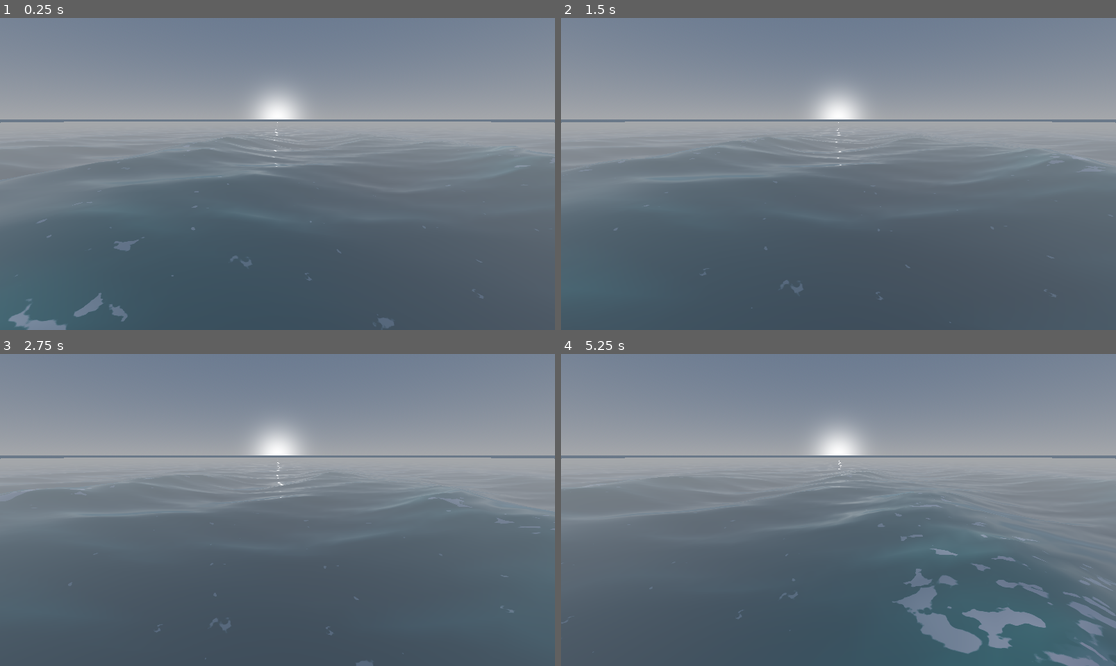
Above: before the commit, frames 1-4 (two rows, left to right).
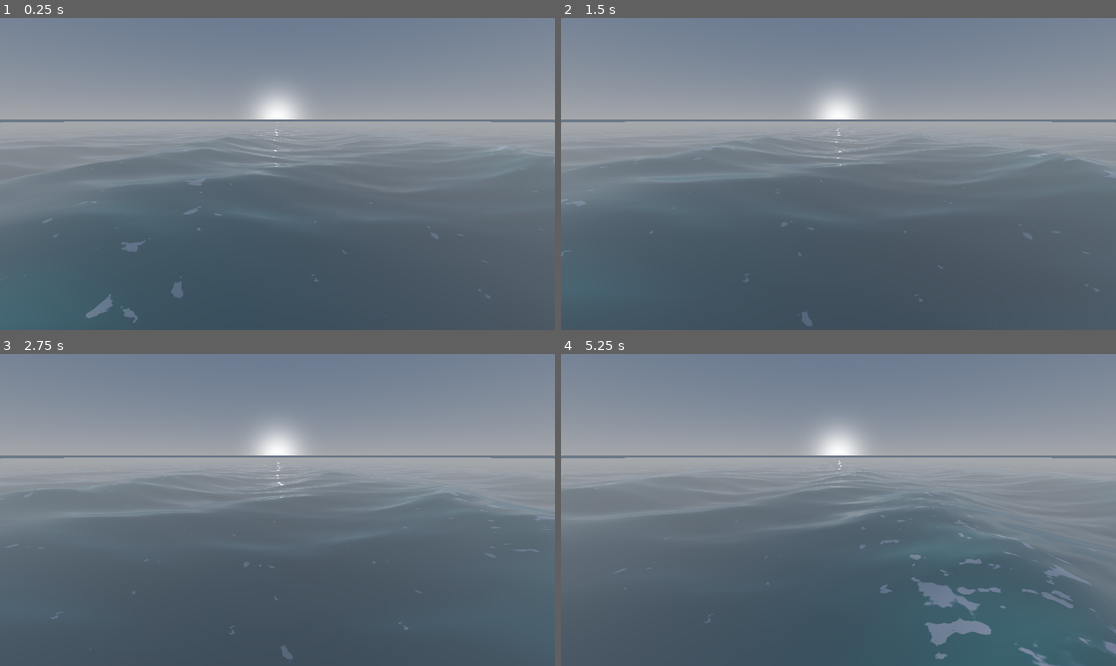
Above: after the commit, the same moments.

Repository: UrHighnez/ocean-simulation
Game: Godot game, scene res://world.tscn
Two runs of this game, one before a commit and one after it. Both use one fixed random seed, a clock stepped at 60 frames per second and the inputs below.
Inputs:
- Up to frame 1 (0.25 s): no input
- Up to frame 2 (1.5 s): no input
- Up to frame 3 (2.75 s): no input
- Up to frame 4 (5.25 s): no input

The runs differ from the first frame. In frame 1, 1.1% of the frame differs, in the area x 0-95%, y 47-100%; in frame 2, 0.2%; in frame 3, 0.3%; in frame 4, 4.1%, in the area x 0-100%, y 47-100%.

Commit message:
(hopefully for now last) update to foam mask

Diff:
--- a/ocean.gdshader
+++ b/ocean.gdshader
@@ -154,17 +154,21 @@
         vec2 wind_dir_vec = rotate_dir(vec2(1.0, 0.0), wind_direction_degrees);
         float storm_foam_speed = mix(1.0, 2.5, storm_intensity);
 
-        vec2 crest_uv_offset = wind_dir_vec * TIME * 0.04 * storm_foam_speed;
-        vec2 valley_uv_offset = wind_dir_vec * TIME * 0.005 * storm_foam_speed;
+        // 1. Unified World Translation
+        // Translating the coordinates *before* applying individual scales physically locks
+        // the two noise fields to the exact same world velocity.
+        vec2 world_pan_offset = wind_dir_vec * TIME * 0.8 * storm_foam_speed;
+        vec2 panned_world_xz = world_xz_var + world_pan_offset;
 
         // Texture Fetch 1: Crest Foam Base
-        vec2 crest_noise_uv = world_xz_var * foam_noise_scale + crest_uv_offset;
+        vec2 crest_noise_uv = panned_world_xz * foam_noise_scale;
         float raw_crest_noise = texture(foam_noise, crest_noise_uv).r;
         float combined_crest_noise = raw_crest_noise * raw_crest_noise;
 
         // Texture Fetch 2: Valley Foam Base
-        vec2 valley_uncorrelated_xz = vec2(world_xz_var.y + 173.1, world_xz_var.x - 231.7);
-        vec2 valley_noise_uv = valley_uncorrelated_xz * valley_foam_scale + valley_uv_offset;
+        // Correlation broken using a large scalar offset rather than swapping axes.
+        // This preserves the exact wind direction alignment across both layers.
+        vec2 valley_noise_uv = (panned_world_xz + vec2(173.1, -231.7)) * valley_foam_scale;
 
         vec2 fluid_warp = vec2(
             sin(world_xz_var.y * 0.15 + TIME * 0.8),
@@ -175,13 +179,12 @@
         float raw_valley_noise = texture(foam_noise, valley_noise_uv).r;
         float combined_valley_noise = raw_valley_noise * raw_valley_noise;
 
-        // Topological Fusion
+        // Topological Fusion: Now mathematically stable because the layers do not slide relative to each other.
         float unified_noise = max(combined_crest_noise, combined_valley_noise);
 
         float normalized_height = clamp(wave_height_var / max(0.1, local_max_height_var), 0.0, 1.0);
 
         // --- STORM MODULATION ---
-        // Creates a rapid taper for all foam properties in the bottom 20% of the slider.
         float storm_fade = smoothstep(0.0, 0.2, storm_intensity);
 
         // Dynamic Continuous Threshold
@@ -201,8 +204,6 @@
 
         // Sharp Break Edge Logic
         float peak_mask = smoothstep(0.85, 0.95, normalized_height);
-
-        // The sharp edge threshold scales to 1.0 (invisible) when the storm subsides.
         float sharp_threshold = mix(1.0, 0.3, storm_fade);
         float sharp_edge = peak_mask * smoothstep(sharp_threshold, sharp_threshold + foam_edge_softness, unified_noise);
 
